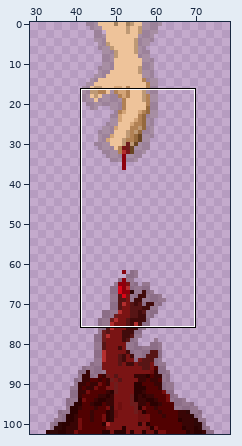
File history of a pixel-art file, Assets/Sprite/BookPictures/BookPicBloodAnimFastUtanBakgrund.aseprite. The first picture is a wide view before the edit; the outline marks the close-up.
Close-up. As it was:
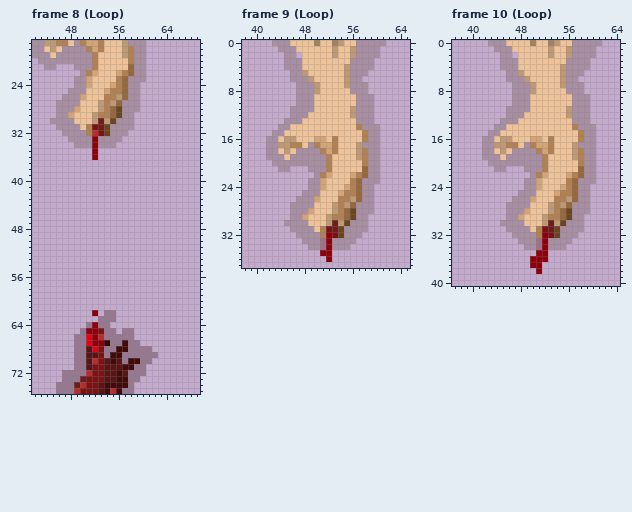
109x103 pixels, 26 frames. Colours within 5 levels of each other are drawn and written as one. Shown: frame 8 (Loop): x 42..69, y 17..75; frame 9 (Loop): x 38..65, y 0..37; frame 10 (Loop): x 37..64, y 0..40. The wide view leaves out empty margins. The commit also changed other frames or places, which this record leaves out.
After the commit:
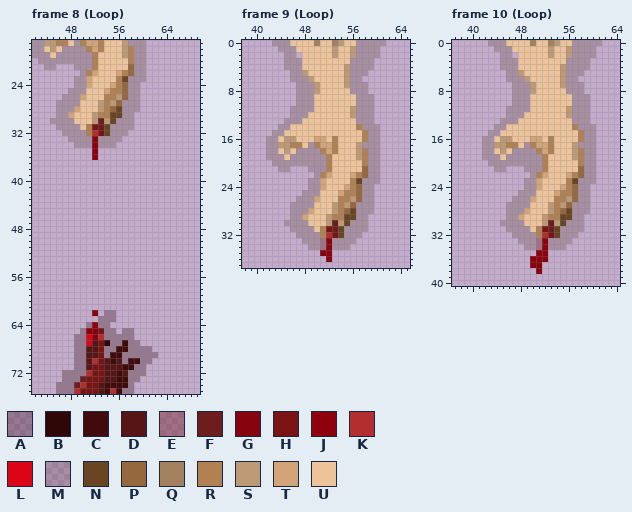
Palette (. is transparent): A #2902024c  B #2f0707  C #410b0b  D #571515  E #680f0a5f  F #6e1d1d  G #87040f  H #7a1414  J #8e000c  K #b32e2e  L #dc0517  M #38210735  N #694522  P #95693d  Q #a3815f  R #b18154  S #be9975  T #d3a477  U #eec39a
Change:
Changed rows in their new state; - is an unchanged pixel.
Frame 8 (Loop), layers "Layer 2", "Layer":
first column x 57:
23 N
first column x 55:
29 N
first column x 52:
67 DH
68 D-
Frame 9 (Loop), layers "Layer 2", "Layer":
first column x 57:
23 N
first column x 52:
29 ---N
32 K---
Frame 10 (Loop), layers "Layer 2", "Layer": the same change as frame 9 (Loop)
Where, in picture pixels (left, top, right, bottom), the same in both close-ups:
changed: (122, 76, 128, 82)
changed: (110, 112, 116, 118)
changed: (92, 340, 104, 352)
changed: (356, 178, 362, 184)
changed: (326, 214, 350, 238)
changed: (572, 178, 578, 184)
changed: (542, 214, 566, 238)
